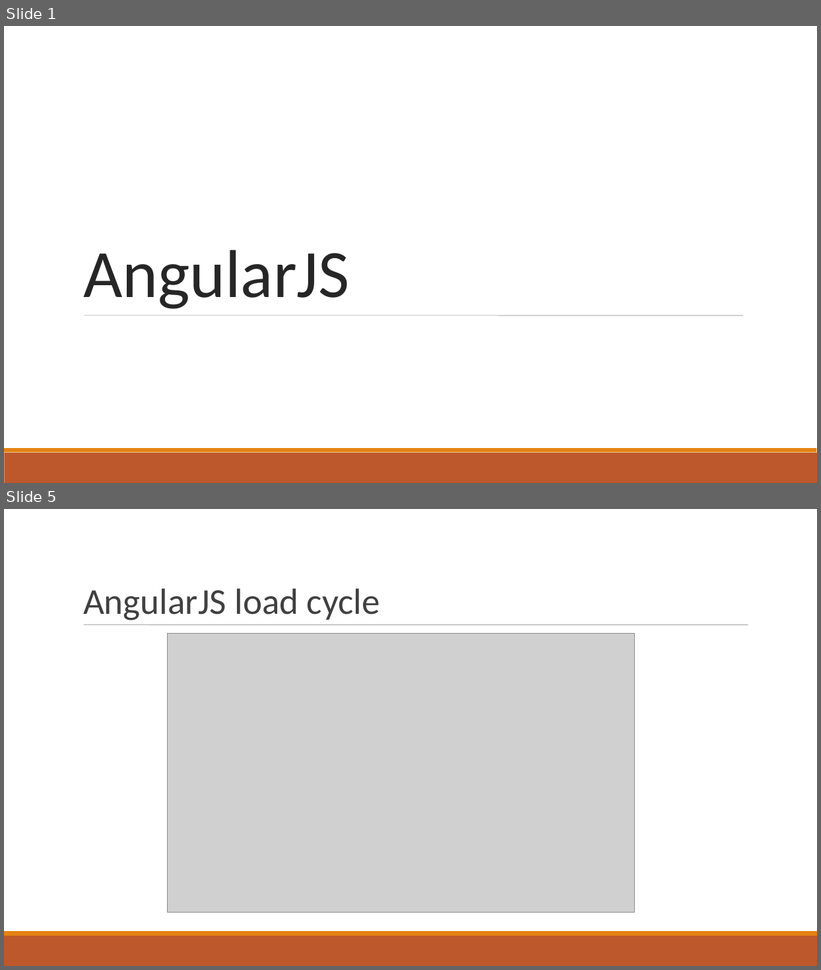
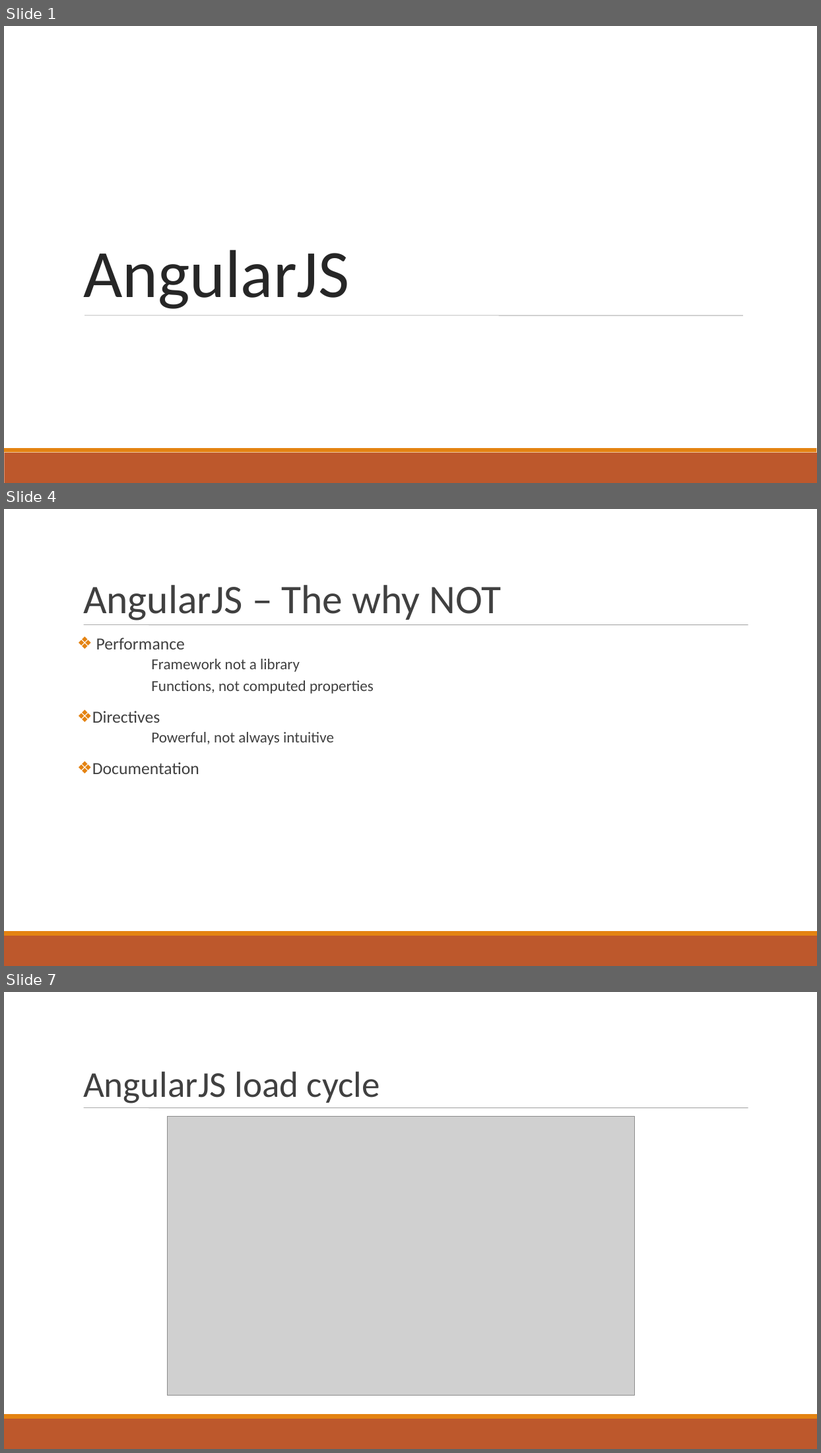
Before and after one commit to AMURTHAInfo/edu, a slide deck: Videos/angular.ppt. Shown one above the other, each under a label of ours: slides 1 and 5 before the commit, slides 1, 4 and 7 after it; the slides between them are not shown. The pictures are 821x970 and 821x1453 pixels, drawn with LibreOffice and Linux fonts; fonts in the diff are those of the drawing; grey boxes stand for pictures. Boxes give left, top, right and bottom in pixels: in the first picture for what was removed or moved away, otherwise in the second. Text is boxed around its words. In the diff, an @@ line names an element or a change of style, - is before the commit and + after.

```diff
--- a/Videos/angular.ppt
+++ b/Videos/angular.ppt
@@ slide 4 added at (x1=4, y1=509, x2=817, y2=966), background #FFFFFF; not listed: 3 template elements that a slide beside it also shows @@
@@ title added at (x1=83, y1=585, x2=501, y2=621), 48 pt, text #404040 @@
+AngularJS – The why NOT
@@ text added at (x1=92, y1=638, x2=374, y2=774), 18 pt, text #404040 @@
+❖ Performance
+  Framework not a library
+  Functions, not computed properties
+❖ Directives
+  Powerful, not always intuitive
+❖ Documentation
@@ what was slide 5 is now slide 7 @@
```
Also in this commit, not shown: 15 slides changed, 3 other slides added, 3 slides removed, 4 other files.
